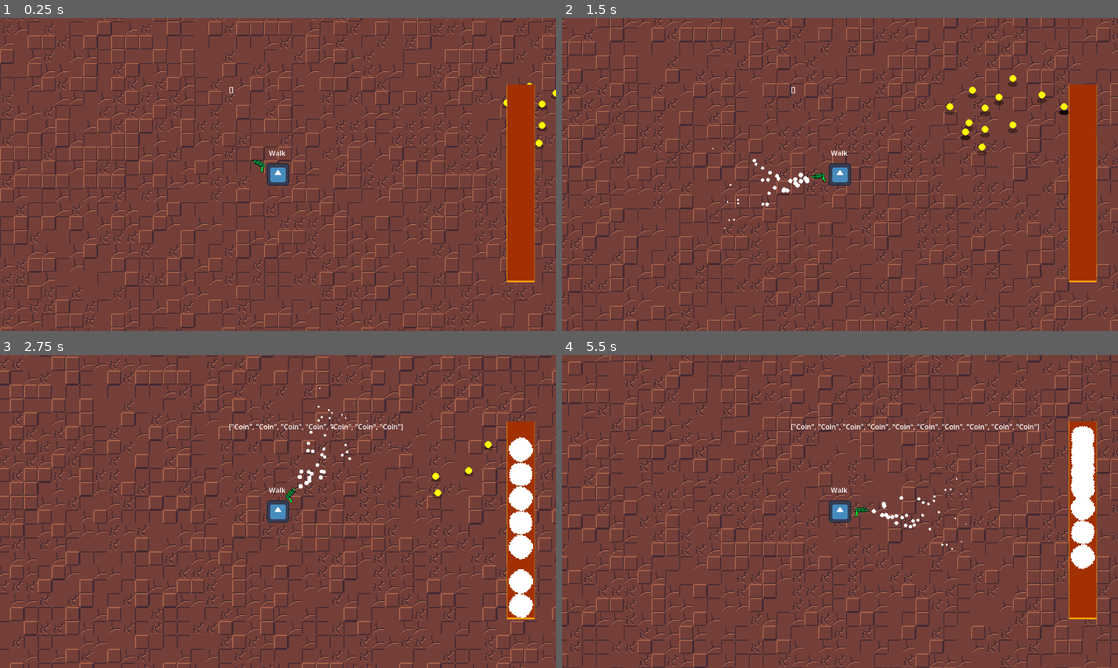
Above: before the commit, frames 1-4 (two rows, left to right).
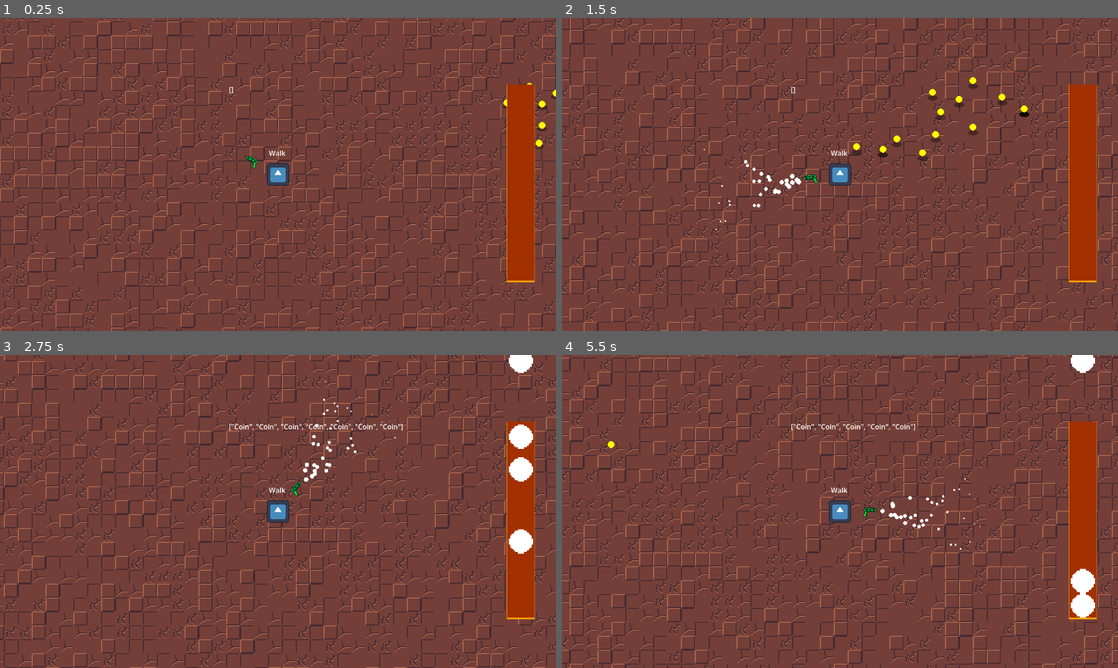
Above: after the commit, the same moments.

Repository: DinoStarBros/GWJ93Bounty
Game: Godot game, scene res://Screens/PrototypeScene/prototype_scene.tscn
Same seed, same stepped clock (60 frames per second), same inputs: the game is played once before the commit and once after it. The engine's default icon, where the game draws it, is replaced by a stand-in: a white triangle on a blue panel in a dark square.
Inputs (mouse positions are in pixels of both pictures, inside the frame that each line leads up to):
- Up to frame 1 (0.25 s): no input
- Up to frame 2 (1.5 s): move the mouse to (962, 158) at 0.52 s; hold Right mouse button (Suck) 0.53-1.28 s; hold D (Right) from 0.53 s (still down); click (962, 158) at 0.6 s; tap W (Up) at 0.77 s; move the mouse to (728, 190) at 1.27 s; right-click (728, 190) at 1.35 s
- Up to frame 3 (2.75 s): tap W (Up) at 1.52 s; click (166, 527) at 1.55 s; move the mouse to (333, 442) at 2.02 s; release D (Right) at 2.03 s; hold A (Left) from 2.03 s (still down); hold Right mouse button (Suck) from 2.03 s (still down); tap E (Eject) at 2.1 s
- Up to frame 4 (5.5 s): move the mouse to (812, 574) at 2.77 s; release A (Left) at 2.78 s; release Right mouse button (Suck) at 2.78 s; hold D (Right) 2.78-4.28 s; click (812, 574) at 2.85 s; tap W (Up) at 3.02, 3.77, 4.52 s; move the mouse to (1006, 558) at 3.52 s; hold Right mouse button (Suck) 3.53-4.28 s; move the mouse to (673, 464) at 4.27 s; hold A (Left) 4.28-5.03 s; click (673, 464) at 4.35 s; move the mouse to (867, 511) at 5.02 s; hold D (Right) from 5.03 s (still down); hold Right mouse button (Suck) from 5.03 s (still down)

The runs differ from the first frame. In frame 1, less than 0.1% of the frame differs, in the area x 44-48%, y 44-50%; in frame 2, 25%; in frame 3, 27%; in frame 4, 28%, in the area x 0-100%, y 0-100%.

Commit message:
Basic shooty

Diff:
--- a/Entities/Player/player.tscn
+++ b/Entities/Player/player.tscn
@@ -17,12 +17,14 @@
 [node name="Player" type="CharacterBody2D" unique_id=950942093]
 motion_mode = 1
 script = ExtResource("1_mv1ah")
+move_speed = 400.0
 
 [node name="BlunderbussPivot" type="Node2D" parent="." unique_id=58030563]
 script = ExtResource("2_lub02")
 
 [node name="Blunderbuss" parent="BlunderbussPivot" unique_id=1936563938 node_paths=PackedStringArray("barrel") instance=ExtResource("2_7a1se")]
 unique_name_in_owner = true
+position = Vector2(20, 0)
 barrel = NodePath("../../GUI/Barrel")
 
 [node name="Camera2D" type="Camera2D" parent="." unique_id=518362314]
--- a/Scenes/Barrel/barrel.gd
+++ b/Scenes/Barrel/barrel.gd
@@ -1,5 +1,7 @@
 extends Node2D
 class_name Barrel
+
+signal Shoot(item: SuckableItemResource)
 
 @onready var bar_item_spawn: Node2D = %BarItemSpawn
 @onready var debug: Label = %debug
@@ -9,29 +11,27 @@
 var barrel_item_names : Array
 var max_item_amount : int = 7
 
+
 const barrel_item_scn : PackedScene = preload("res://SuckableItems/BarrelItem/barrel_item.tscn")
 
 func _ready() -> void:
 	Global.barrel = self
 
 func add_item(item: SuckableItemResource) -> void:
+	_spawn_barrel_item(item)
 	items.append(item)
-	_spawn_barrel_item(item)
 	%Pop.pitch_scale = 1 + randf_range(-.3,.3)
 	%Pop.play(.13)
 
 func _spawn_barrel_item(item_res: SuckableItemResource) -> void:
 	var barrel_item : BarrelItem = barrel_item_scn.instantiate()
-	barrel_item.rotation = randf_range(-PI, PI)
 	barrel_item.item_resource = item_res
 	add_child(barrel_item)
+	#call_deferred("add_child", barrel_item)
 
 	barrel_item.global_position = bar_item_spawn.global_position
 	barrel_items.append(barrel_item)
 	barrel_item_names.append(barrel_item.item_resource.item_name)
-
-	for bi in barrel_items:
-		bi.linear_velocity.y = 500
 
 func _process(delta: float) -> void:
 	debug.text = str(barrel_item_names)
@@ -60,8 +60,13 @@
 func shoot() -> void:
 	if barrel_items.size() >= 1:
 		var shot_item : BarrelItem = barrel_items[barrel_items.size()-1]
+		Shoot.emit(shot_item.item_resource)
+		shot_item.queue_free()
+		barrel_items.remove_at(barrel_items.size()-1)
+		barrel_item_names.remove_at(barrel_items.size()-1)
 	else:
 		empty()
 
 func empty() -> void:
-	pass
+	%Empty.pitch_scale = 1 + randf_range(-.1,.1)
+	%Empty.play(.06)
--- a/Scenes/Barrel/barrel.tscn
+++ b/Scenes/Barrel/barrel.tscn
@@ -49,7 +49,7 @@
 
 [node name="BarItemSpawn" type="Node2D" parent="Barellproto/walls/topWall" unique_id=896857522]
 unique_name_in_owner = true
-position = Vector2(0, 32)
+position = Vector2(0, 64)
 scale = Vector2(2, 0.61835754)
 
 [node name="SFX" type="Node" parent="." unique_id=2053164541]
--- a/Scenes/Blunderbuss/blunderbuss.gd
+++ b/Scenes/Blunderbuss/blunderbuss.gd
@@ -1,46 +1,49 @@
 extends Node2D
 class_name Blunderbuss
 
-@export var suck_range : float = 400.0
-@export var suck_spread : float = 200.0
+@export var suck_range : float = 250.0
+@export var suck_spread : float = 120.0
+@export var projectile_speed : float = 500.0
 @export var barrel : Barrel
 
 @onready var sprite: Sprite2D = %PeaGun
 @onready var suck_effect: SuckEffect = %SuckEffect
-@onready var vac_loop: AudioStreamPlayer = %vacLoop
 @onready var suck_collision: CollisionPolygon2D = %suckCollision
 @onready var gun_tip: Marker2D = %GunTip
 @onready var suck_pickup_collision: CollisionShape2D = %suckPickupCollision
+@onready var other_stuff_handler: VacloopHandler = %OtherStuffHandler
 
 var vacloop_desire_pitch : float = 0.01
 var sucking : bool = false:
 	set(value):
 		if sucking == value: return
 		sucking = value
-		if sucking:
-			vacloop_desire_pitch = 5
-		else:
-			vacloop_desire_pitch = 0.01
+		if sucking: vacloop_desire_pitch = 5
+		else: vacloop_desire_pitch = 0.01
+
+const projectile_item_scn : PackedScene = preload("res://SuckableItems/ProjectileItem/projectile_item.tscn")
 
 func _ready() -> void:
+	barrel.Shoot.connect(barrel_shoot)
+
 	Global.blunderbuss = self
 	Global.blunderbuss_gun_tip = gun_tip
-
-	suck_collision.polygon[1].x = suck_range
-	suck_collision.polygon[2].x = suck_range
-
-	suck_collision.polygon[1].y = -suck_spread
-	suck_collision.polygon[2].y = suck_spread
-
-	suck_effect.suck_range = suck_range
-	suck_effect.suck_spread = suck_spread
 
 func _input(event: InputEvent) -> void:
 	sucking = Input.is_action_pressed("Suck")
 
-func _physics_process(delta: float) -> void:
-	suck_effect.enable = sucking
+func barrel_shoot(item: SuckableItemResource) -> void:
+	_spawn_projectile_item(item)
+	other_stuff_handler.play_shoot_sfx()
 
-	vac_loop.pitch_scale = lerp(vac_loop.pitch_scale, vacloop_desire_pitch, 6.0 * delta)
-	suck_collision.disabled = !sucking
-	suck_pickup_collision.disabled = !sucking
+func _spawn_projectile_item(item: SuckableItemResource) -> void:
+	var projectile_item : ProjectileItem = projectile_item_scn.instantiate()
+
+	projectile_item.item_resource = item
+	projectile_item.velocity = (
+		global_position.direction_to(get_global_mouse_position()) *
+		projectile_speed
+	)
+	Global.projectiles_parent.add_child(projectile_item)
+
+	projectile_item.global_position = gun_tip.global_position
--- a/Scenes/Blunderbuss/blunderbuss.tscn
+++ b/Scenes/Blunderbuss/blunderbuss.tscn
@@ -4,6 +4,8 @@
 [ext_resource type="Texture2D" uid="uid://dpjad0so3ay4a" path="res://Art/Placeholder/PeaGun.png" id="2_ue752"]
 [ext_resource type="PackedScene" uid="uid://cj86w7obfjjrm" path="res://Scenes/SuckEffect/suck_effect.tscn" id="3_iba4p"]
 [ext_resource type="AudioStream" uid="uid://cjl6lj7qlftpv" path="res://Audio/BussSFX/vacLoop.wav" id="5_l0cpo"]
+[ext_resource type="AudioStream" uid="uid://cjrha4kbrqcpl" path="res://Audio/planesfx/gunshot-352466.mp3" id="5_rc6mt"]
+[ext_resource type="Script" uid="uid://yjt6pds7lav5" path="res://Scenes/Blunderbuss/otherstuff_handler.gd" id="6_l0cpo"]
 
 [sub_resource type="CircleShape2D" id="CircleShape2D_ceqtj"]
 radius = 2.0
@@ -35,8 +37,6 @@
 
 [node name="Blunderbuss" type="Node2D" unique_id=1936563938]
 script = ExtResource("1_1n76p")
-suck_range = 250.0
-suck_spread = 120.0
 
 [node name="PeaGun" type="Sprite2D" parent="." unique_id=670557191]
 unique_name_in_owner = true
@@ -76,8 +76,18 @@
 stream = ExtResource("5_l0cpo")
 volume_db = -20.0
 pitch_scale = 0.01
-autoplay = true
+bus = &"SFX"
+
+[node name="shoot" type="AudioStreamPlayer" parent="SFX" unique_id=1866818360]
+unique_name_in_owner = true
+stream = ExtResource("5_rc6mt")
+volume_db = -5.0
 bus = &"SFX"
 
 [node name="AnimationPlayer" type="AnimationPlayer" parent="." unique_id=386155903]
 libraries/ = SubResource("AnimationLibrary_l0cpo")
+
+[node name="OtherStuffHandler" type="Node" parent="." unique_id=1217987144 node_paths=PackedStringArray("blunderbuss")]
+unique_name_in_owner = true
+script = ExtResource("6_l0cpo")
+blunderbuss = NodePath("..")
--- /dev/null
+++ b/Scenes/Blunderbuss/otherstuff_handler.gd
@@ -0,0 +1,37 @@
+extends Node
+class_name VacloopHandler
+
+@export var blunderbuss : Blunderbuss
+
+@onready var vac_loop: AudioStreamPlayer = %vacLoop
+@onready var suck_effect: SuckEffect = %SuckEffect
+@onready var suck_collision: CollisionPolygon2D = %suckCollision
+@onready var suck_pickup_collision: CollisionShape2D = %suckPickupCollision
+
+func _ready() -> void:
+	suck_collision.polygon[1].x = blunderbuss.suck_range
+	suck_collision.polygon[2].x = blunderbuss.suck_range
+
+	suck_collision.polygon[1].y = -blunderbuss.suck_spread
+	suck_collision.polygon[2].y = blunderbuss.suck_spread
+
+	suck_effect.suck_range = blunderbuss.suck_range
+	suck_effect.suck_spread = blunderbuss.suck_spread
+
+func _physics_process(delta: float) -> void:
+	vacloop_sfx_handle(delta)
+	suck_effect_and_colliders_handle()
+
+func vacloop_sfx_handle(delta: float) -> void:
+	vac_loop.pitch_scale = lerp(vac_loop.pitch_scale, blunderbuss.vacloop_desire_pitch, 6.0 * delta)
+	vac_loop.playing = vac_loop.pitch_scale >= 0.5
+
+func suck_effect_and_colliders_handle() -> void:
+	suck_effect.enable = blunderbuss.sucking
+
+	suck_collision.disabled = !blunderbuss.sucking
+	suck_pickup_collision.disabled = !blunderbuss.sucking
+
+func play_shoot_sfx() -> void:
+	%shoot.pitch_scale = 1 + randf_range(-.1,.1)
+	%shoot.play(0.08)
--- a/SuckableItems/BarrelItem/barrel_item.gd
+++ b/SuckableItems/BarrelItem/barrel_item.gd
@@ -1,8 +1,17 @@
-extends RigidBody2D
+extends CharacterBody2D
 ## The visual of the item when it's in the barrel.
 class_name BarrelItem
 
 var item_resource : SuckableItemResource
 
 func _ready() -> void:
-	linear_velocity.y = 2000
+	velocity.y = 500
+
+func _physics_process(delta: float) -> void:
+	if not is_on_floor():
+		velocity.y += get_gravity().y * delta * 2
+
+	move_and_slide()
+
+func _on_timer_timeout() -> void:
+	set_collision_layer_value(7, true)
--- a/SuckableItems/BarrelItem/barrel_item.tscn
+++ b/SuckableItems/BarrelItem/barrel_item.tscn
@@ -6,14 +6,22 @@
 [sub_resource type="CircleShape2D" id="CircleShape2D_hw5ur"]
 radius = 28.0
 
-[node name="BarrelItem" type="RigidBody2D" unique_id=338700568]
+[node name="BarrelItem" type="CharacterBody2D" unique_id=531765385]
 collision_layer = 64
 collision_mask = 64
+motion_mode = 1
 script = ExtResource("1_8t6mf")
+
+[node name="LuhCircle" type="Sprite2D" parent="." unique_id=1007154143]
+scale = Vector2(3.5, 3.5)
+texture = ExtResource("2_yp17o")
 
 [node name="CollisionShape2D" type="CollisionShape2D" parent="." unique_id=244443191]
 shape = SubResource("CircleShape2D_hw5ur")
 
-[node name="LuhCircle" type="Sprite2D" parent="." unique_id=1007154143]
-scale = Vector2(3.5, 3.5)
-texture = ExtResource("2_yp17o")
+[node name="Timer" type="Timer" parent="." unique_id=470386943]
+wait_time = 0.5
+one_shot = true
+autostart = true
+
+[connection signal="timeout" from="Timer" to="." method="_on_timer_timeout"]
--- /dev/null
+++ b/SuckableItems/ProjectileClass.gd
@@ -0,0 +1,7 @@
+extends Node2D
+class_name Projectile
+
+var velocity : Vector2
+
+func _move(delta: float) -> void:
+	global_position += delta * velocity
--- /dev/null
+++ b/SuckableItems/ProjectileItem/projectile_item.gd
@@ -0,0 +1,17 @@
+extends Projectile
+class_name ProjectileItem
+
+@onready var sprite: Sprite2D = %Sprite2D
+
+var item_resource : SuckableItemResource
+
+func _ready() -> void:
+	sprite.texture = item_resource.texture
+	sprite.self_modulate = item_resource.color
+	%LifeTimer.timeout.connect(
+		func():
+			queue_free()
+	)
+
+func _physics_process(delta: float) -> void:
+	_move(delta)
--- /dev/null
+++ b/SuckableItems/ProjectileItem/projectile_item.tscn
@@ -0,0 +1,15 @@
+[gd_scene format=3 uid="uid://b2nifampjo2wn"]
+
+[ext_resource type="Script" uid="uid://dcf3tdj2ibkn3" path="res://SuckableItems/ProjectileItem/projectile_item.gd" id="1_71xem"]
+
+[node name="ProjectileItem" type="Node2D" unique_id=1577787778]
+script = ExtResource("1_71xem")
+
+[node name="Sprite2D" type="Sprite2D" parent="." unique_id=1827822540]
+unique_name_in_owner = true
+
+[node name="LifeTimer" type="Timer" parent="." unique_id=190657295]
+unique_name_in_owner = true
+wait_time = 3.0
+one_shot = true
+autostart = true
Not shown, added: Scenes/Blunderbuss/otherstuff_handler.gd.uid
Not shown, added: SuckableItems/ProjectileClass.gd.uid
Not shown, added: SuckableItems/ProjectileItem/projectile_item.gd.uid
